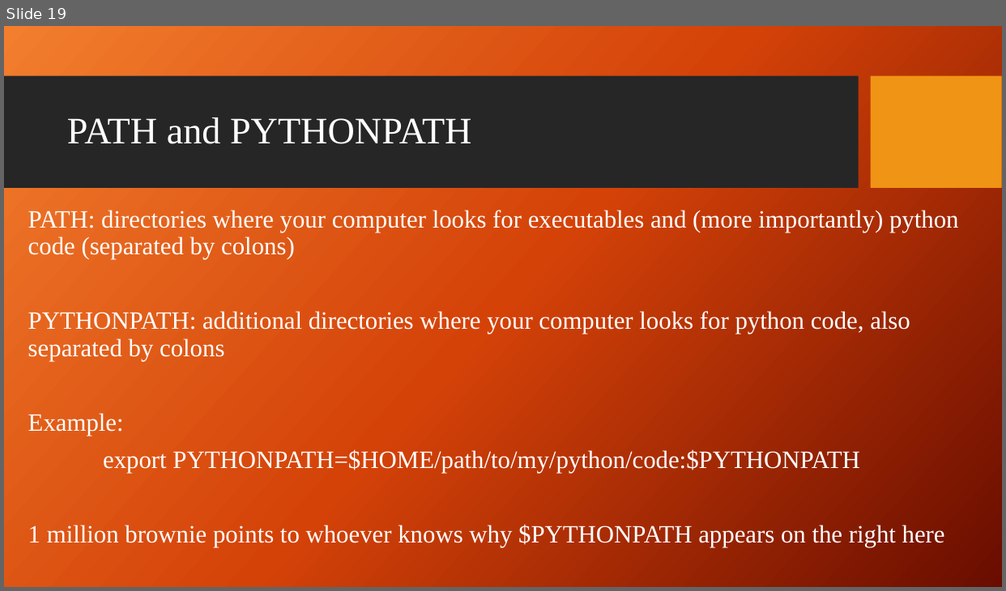
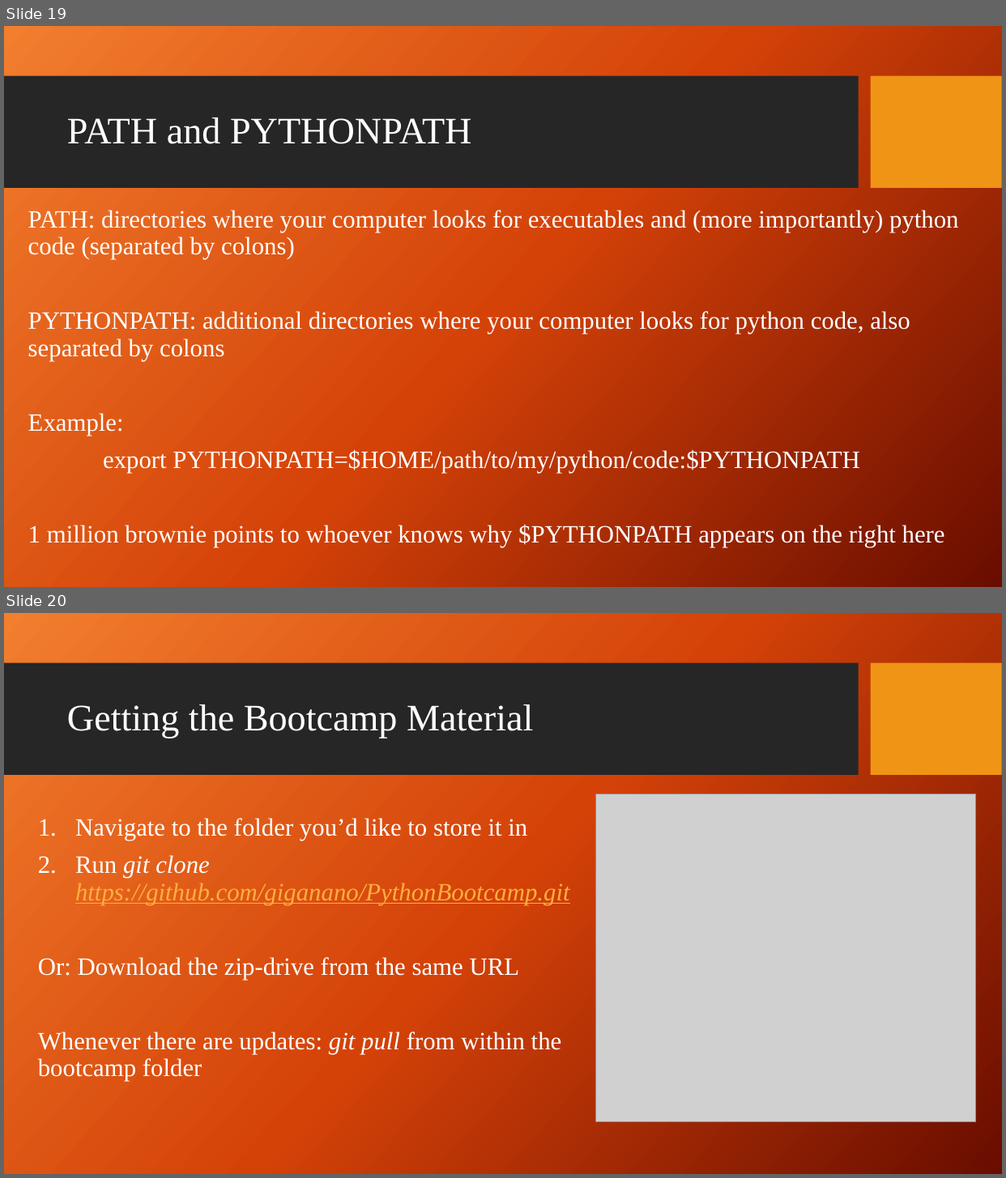
Before and after one commit to giganano/PythonBootcamp, a slide deck: slides/terminal.pptx. Shown one above the other, each under a label of ours: slide 19 before the commit, slides 19 and 20 after it. The pictures are 1006x591 and 1006x1178 pixels, drawn with LibreOffice and Linux fonts; fonts in the diff are those of the drawing; grey boxes stand for pictures; background and template pictures are left out. Boxes give left, top, right and bottom in pixels: in the first picture for what was removed or moved away, otherwise in the second. Text is boxed around its words. In the diff, an @@ line names an element or a change of style, - is before the commit and + after.

Commit message:
slides: survey responses updated, how to get course material added, dates updated

```diff
--- a/slides/terminal.pptx
+++ b/slides/terminal.pptx
@@ slide 20 added at box(4, 613, 1002, 1174), background picture (left out); not listed: 2 template elements that a slide beside it also shows @@
@@ title added at box(67, 705, 533, 738), 36 pt, text #FFFFFF @@
+Getting the Bootcamp Material
@@ picture added at box(596, 794, 976, 1122) @@
@@ text added at box(38, 818, 570, 1081), 24 pt, text #FFFFFF @@
+1. Navigate to the folder you’d like to store it in
+2. Run git clone https://github.com/giganano/PythonBootcamp.git
+Or: Download the zip-drive from the same URL
+Whenever there are updates: git pull from within the bootcamp folder
```
Also in this commit, not shown: 1 slide changed, 20 other files.
